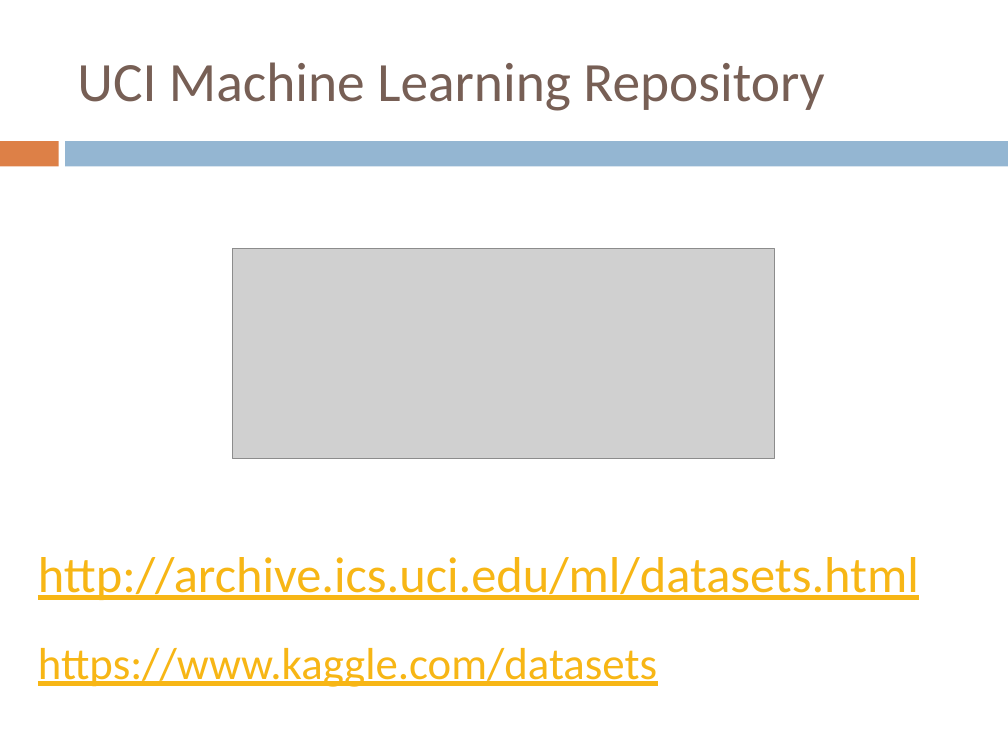
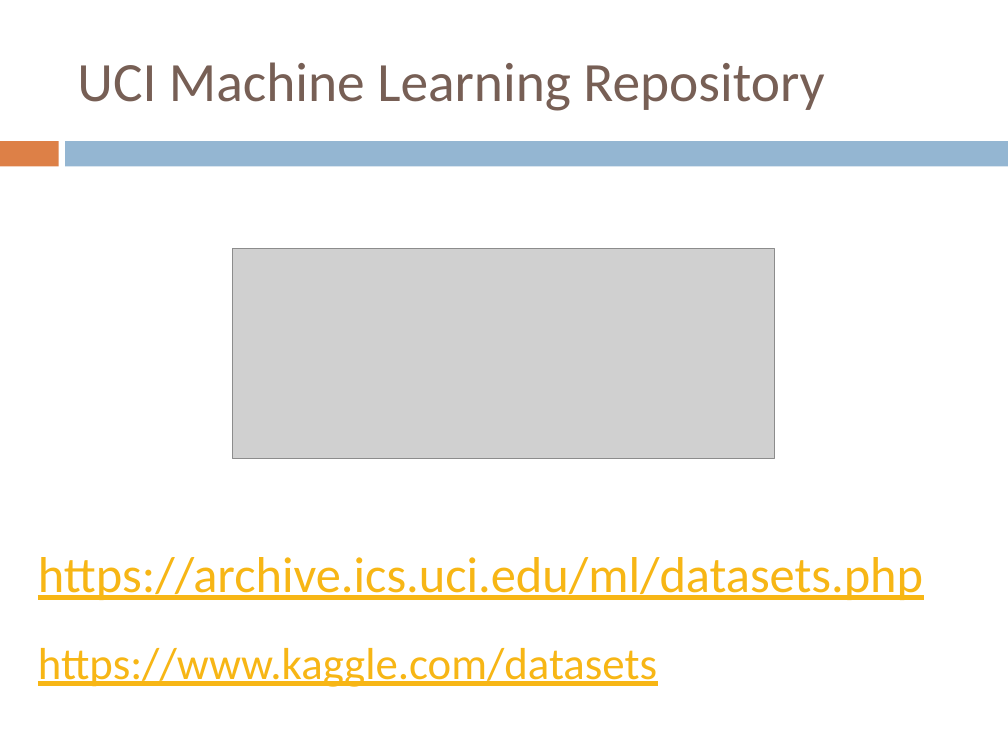
Before and after one commit to FurkanGozukara/CSE419-Artificial-Intelligence-and-Machine-Learning-2019, a slide deck: slide 3 of Lecture 6 - Feature Selection.pptx. Drawn at 1008x756 pixels with LibreOffice and Linux fonts; fonts in the diff are those of the drawing; grey boxes stand for pictures. Boxes give left, top, right and bottom in pixels: in the first picture for what was removed or moved away, otherwise in the second. Text is boxed around its words. In the diff, an @@ line names an element or a change of style, - is before the commit and + after.

```diff
--- a/Lecture 6 - Feature Selection.pptx
+++ b/Lecture 6 - Feature Selection.pptx
@@ text at box(38, 557, 923, 600): text changed @@
-http://archive.ics.uci.edu/ml/datasets.html
+https://archive.ics.uci.edu/ml/datasets.php
```
Also in this commit, not shown: 1 other file.
